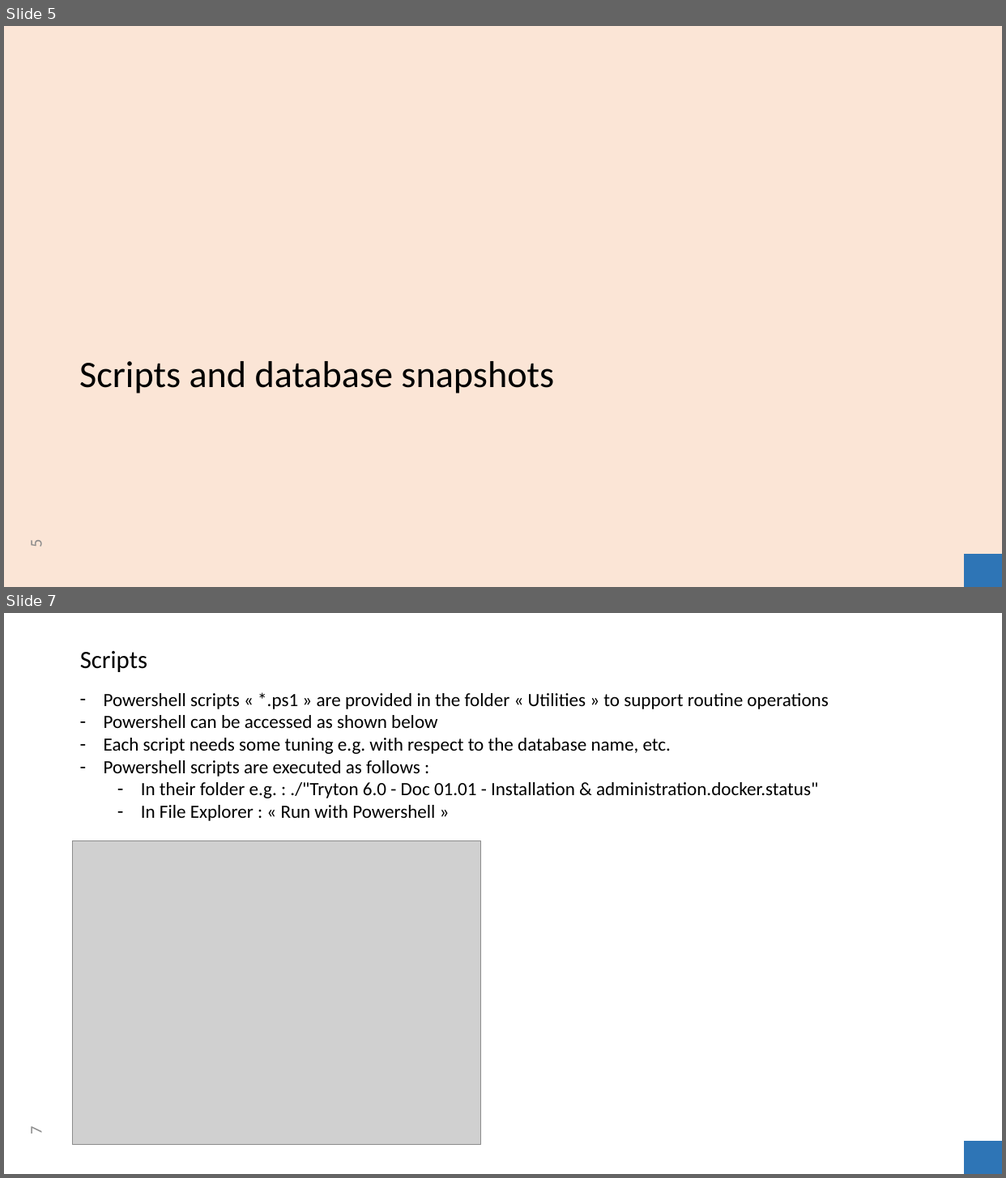
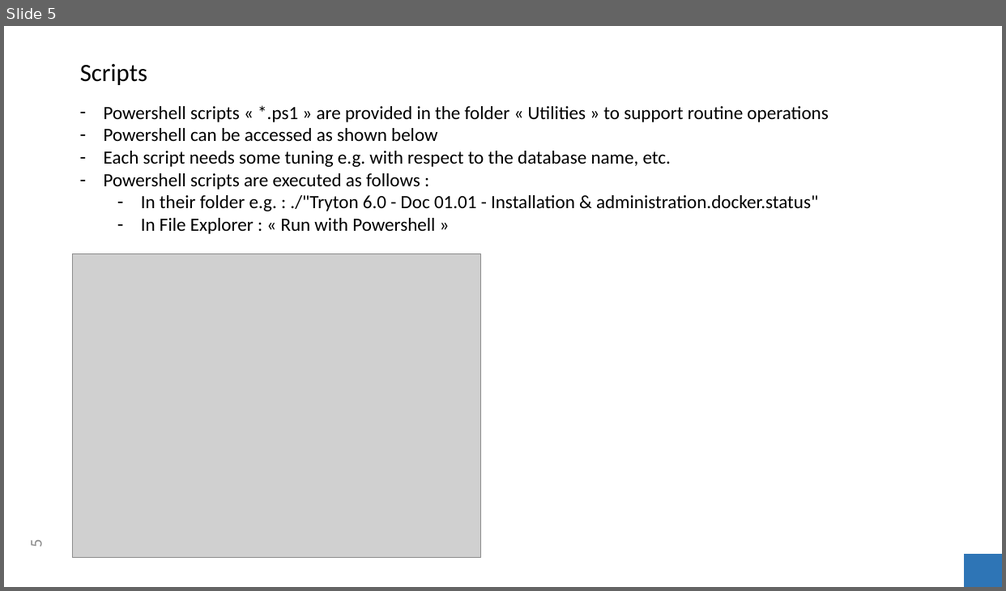
Before and after one commit to clixwise/tryton-by-example, a slide deck: Tryton 6.0 - Doc 00.01 - Installation & administration.pptx. Shown one above the other, each under a label of ours: slides 5 and 7 before the commit, slide 5 after it; the slides between them are not shown. The pictures are 1006x1178 and 1006x591 pixels, drawn with LibreOffice and Linux fonts; fonts in the diff are those of the drawing; grey boxes stand for pictures. Boxes give left, top, right and bottom in pixels: in the first picture for what was removed or moved away, otherwise in the second. Text is boxed around its words. In the diff, an @@ line names an element or a change of style, - is before the commit and + after.

```diff
--- a/Tryton 6.0 - Doc 00.01 - Installation & administration.pptx
+++ b/Tryton 6.0 - Doc 00.01 - Installation & administration.pptx
@@ slide 5 removed at (x1=4, y1=26, x2=1002, y2=587), background #FBE5D6 @@
@@ title removed at (x1=79, y1=361, x2=554, y2=394) @@
-Scripts and database snapshots
@@ page number removed at (x1=26, y1=540, x2=46, y2=547) @@
-5
@@ rectangle removed at (x1=965, y1=555, x2=1002, y2=587) @@
@@ what was slide 7 is now slide 5 @@
@@ page number at (x1=26, y1=540, x2=46, y2=547): text changed @@
-7
+5
```
Also in this commit, not shown: 11 slides changed, 4 slides added, 1 other slide removed, 14 other files.
